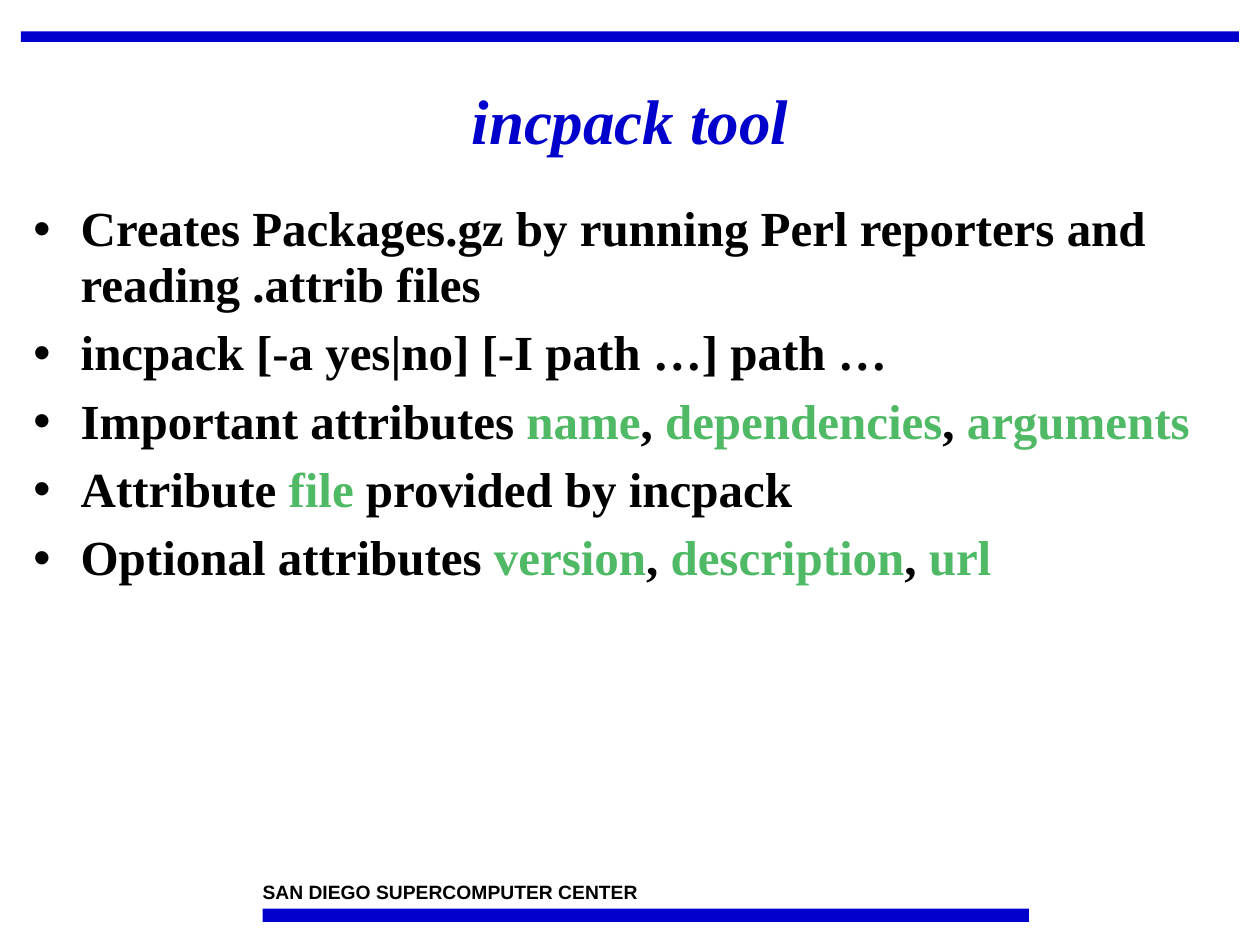
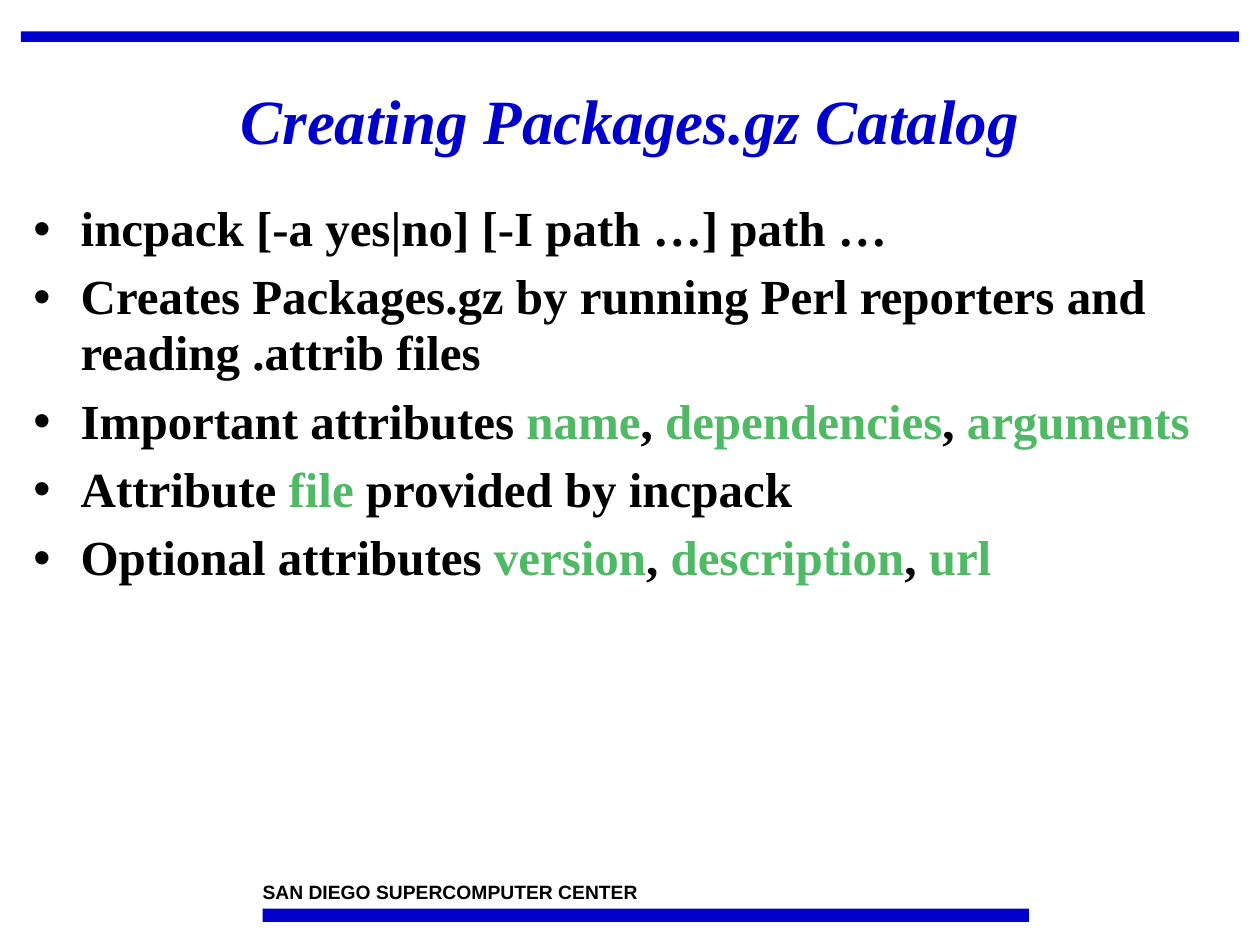
Before and after one commit to IncaProject/inca-xsede, a slide deck: slide 28 of talks/feb-06-workshop/incaReporters.ppt. Drawn at 1260x945 pixels with LibreOffice and Linux fonts; fonts in the diff are those of the drawing; background and template pictures are left out. Boxes give left, top, right and bottom in pixels: in the first picture for what was removed or moved away, otherwise in the second. Text is boxed around its words. In the diff, an @@ line names an element or a change of style, - is before the commit and + after.

```diff
--- a/talks/feb-06-workshop/incaReporters.ppt
+++ b/talks/feb-06-workshop/incaReporters.ppt
@@ title at bbox=[241, 100, 1019, 156]: text changed @@
-incpack tool
+Creating Packages.gz Catalog
@@ text at bbox=[81, 212, 825, 256]: paragraph added @@
+• incpack [-a yes|no] [-I path …] path …
@@ text at bbox=[81, 336, 825, 380]: paragraph removed @@
-• incpack [-a yes|no] [-I path …] path …
```
Also in this commit, not shown: 8 other slides changed, 1 other file.
